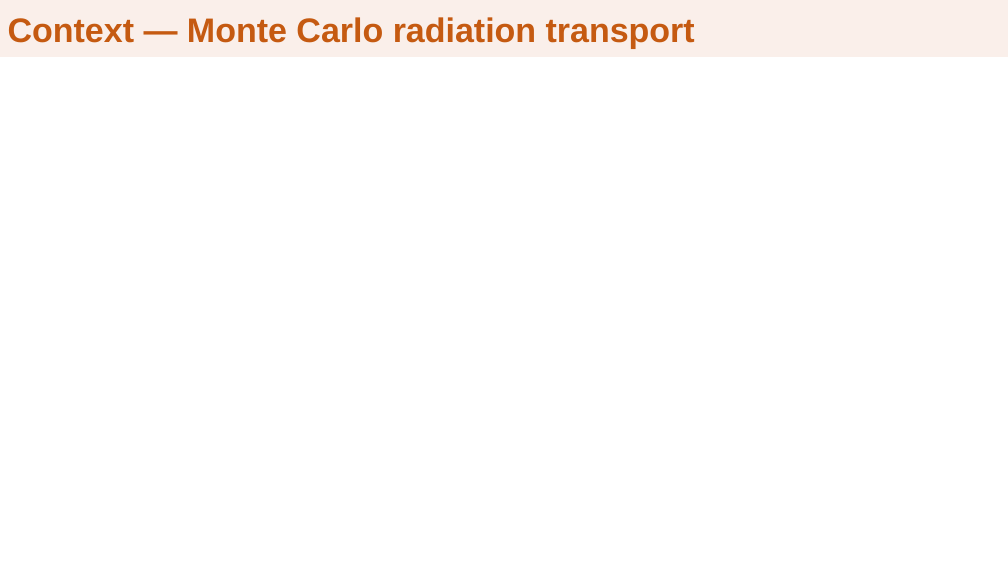
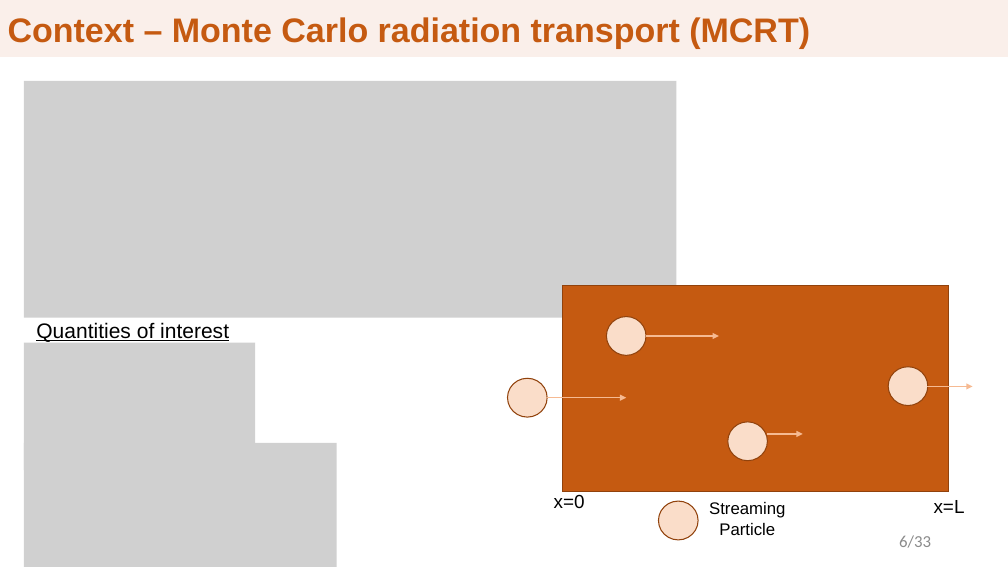
Before and after one commit to clemekay/preliminary-exam, a slide deck: slide 6 of Prelim_presentation.pptx (slide 4 before the commit). Drawn at 1008x567 pixels with LibreOffice and Linux fonts; fonts in the diff are those of the drawing; grey boxes stand for pictures; background and template pictures are left out. Boxes give left, top, right and bottom in pixels: in the first picture for what was removed or moved away, otherwise in the second. Text is boxed around its words. In the diff, an @@ line names an element or a change of style, - is before the commit and + after.

Commit message:
Final presentation

```diff
--- a/Prelim_presentation.pptx
+++ b/Prelim_presentation.pptx
@@ title "Context – Monte Carlo radiation ...": place and size @@
-title "Context – Monte Carlo radiation ..." at (0,0,875,56)
+title "Context – Monte Carlo radiation ..." at (0,0,1008,56)
@@ title at (8,17,810,49): text changed @@
-Context — Monte Carlo radiation transport
+Context – Monte Carlo radiation transport (MCRT)
@@ picture added at (24,81,677,318) @@
@@ rectangle added at (563,285,948,492), fill #C55A11, outline #92430D 1 pt @@
@@ text added at (36,322,229,342), 20 pt, text #000000, underline @@
+Quantities of interest
@@ ellipse added at (606,317,646,355), fill #FADDC9, outline #92430D 1 pt @@
@@ picture added at (24,343,256,470) @@
@@ arrow added from (647, 336) to (719, 336), #F6BA92 1.5 pt @@
@@ ellipse added at (507,378,547,417), fill #FADDC9, outline #92430D 1 pt @@
@@ ellipse added at (889,367,928,405), fill #FADDC9, outline #92430D 1 pt @@
@@ arrow added from (927, 386) to (972, 386), #F6BA92 1.5 pt @@
@@ arrow added from (547, 398) to (626, 398), #F6BA92 1.5 pt @@
@@ picture added at (24,443,337,567) @@
@@ ellipse added at (728,422,768,461), fill #FADDC9, outline #92430D 1 pt @@
@@ arrow added from (768, 434) to (803, 434), #F6BA92 1.5 pt @@
@@ text added at (554,494,585,508), 18 pt, text #000000 @@
+x=0
@@ ellipse added at (659,501,698,540), fill #FADDC9, outline #92430D 1 pt @@
@@ text added at (709,502,785,535), 16 pt, text #000000 @@
+Streaming Particle
@@ text added at (934,500,965,513), 18 pt, text #000000 @@
+x=L
@@ page number added at (899,535,931,548), 16 pt, text #8C8C8C @@
+6/33
```
Also in this commit, not shown: 7 other slides changed, 42 slides added, 6 slides removed, 1 other file.
